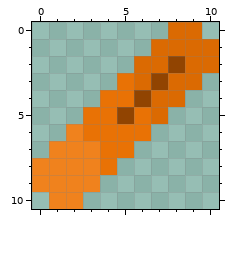
Edited in one commit: pixel-art sprite (Items/Other/WinnerStick.png). Above, as it was before the edit.
The file is 22x22 pixels, drawn in blocks of 2x2; one block is one cell here.
After the commit:
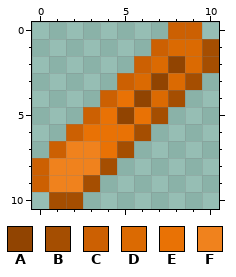
Palette (. is transparent): A #914401  B #a54e01  C #cc6002  D #db6a02  E #e97205  F #f0821d
Change:
{"y":0,"x":8,"old":"DD","new":"CC"}
{"y":1,"x":7,"old":"D","new":"C"}
{"y":1,"x":10,"old":"D","new":"B"}
{"y":2,"x":6,"old":"D","new":"C"}
{"y":2,"x":10,"old":"D","new":"B"}
{"y":3,"x":5,"old":"E","new":"C"}
{"y":3,"x":9,"old":"D","new":"B"}
{"y":4,"x":4,"old":"E","new":"C"}
{"y":4,"x":8,"old":"D","new":"B"}
{"y":5,"x":3,"old":"E","new":"C"}
{"y":5,"x":7,"old":"D","new":"B"}
{"y":6,"x":2,"old":"F","new":"C"}
{"y":6,"x":6,"old":"E","new":"B"}
{"y":7,"x":1,"old":"F","new":"C"}
{"y":7,"x":5,"old":"E","new":"B"}
{"y":8,"x":0,"old":"F","new":"C"}
{"y":8,"x":4,"old":"E","new":"B"}
{"y":9,"x":0,"old":"F","new":"C"}
{"y":9,"x":3,"old":"F","new":"B"}
{"y":10,"x":1,"old":"FF","new":"BB"}
